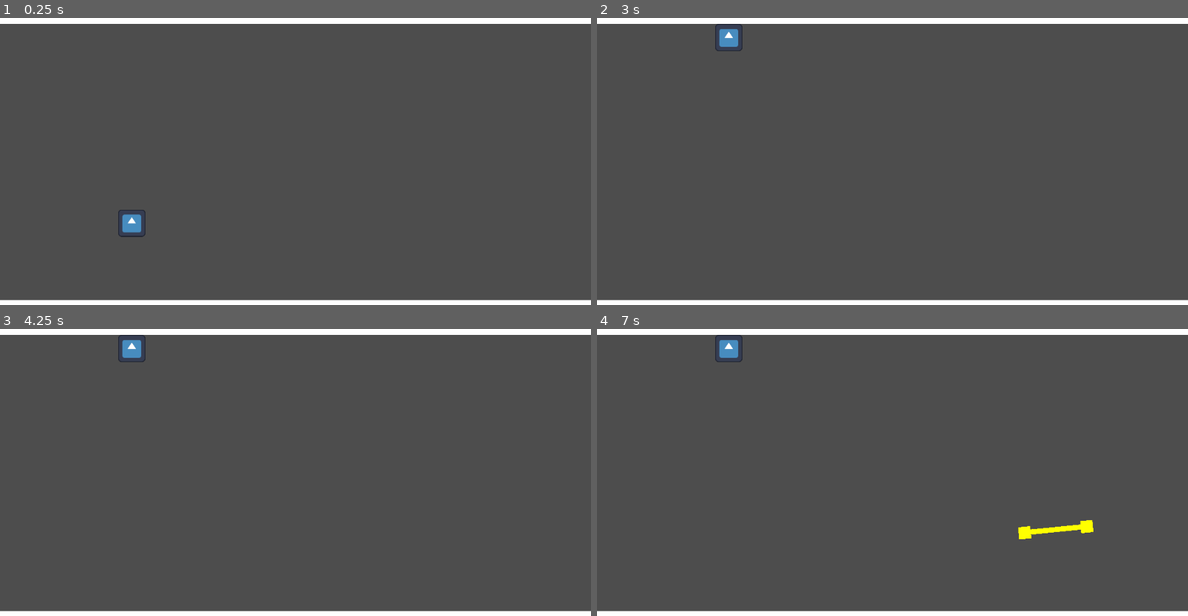
Above: before the commit, frames 1-4 (two rows, left to right).
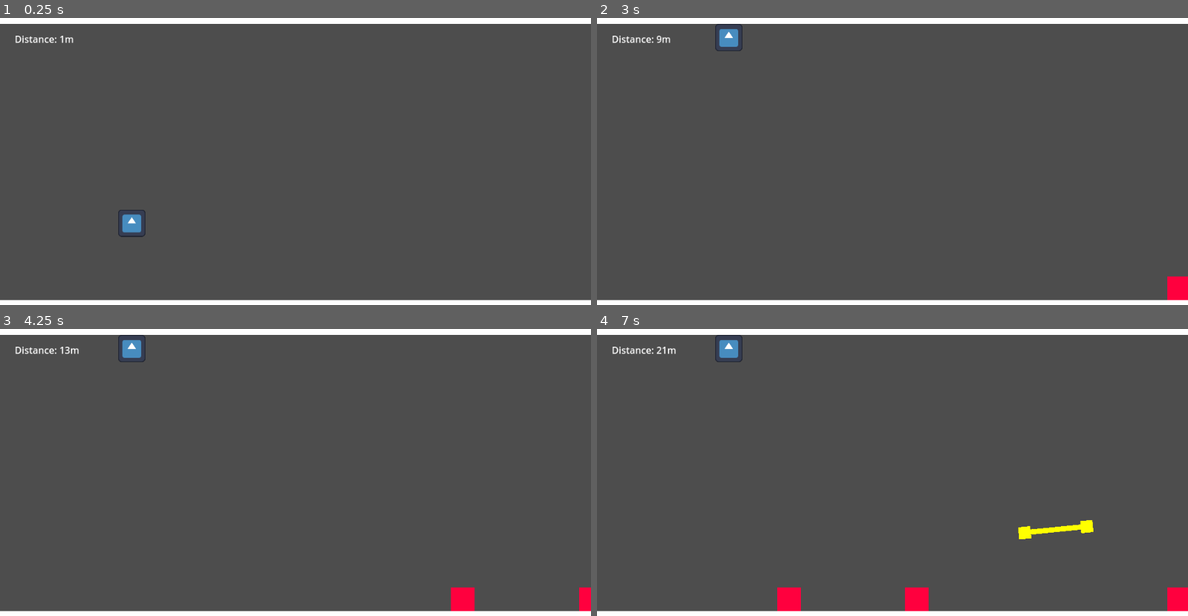
Above: after the commit, the same moments.

Repository: cizclera/jetpackjoyride
Game: Godot game, scene res://scenes/main.tscn
Two runs of this game, one before a commit and one after it. Both use one fixed random seed, a clock stepped at 60 frames per second and the inputs below. The engine's default icon, where the game draws it, is replaced by a stand-in: a white triangle on a blue panel in a dark square.
Inputs:
- Up to frame 1 (0.25 s): no input
- Up to frame 2 (3 s): hold Space (up) from 0.53 s (still down); tap Enter at 2.75 s
- Up to frame 3 (4.25 s): keep holding Space (up)
- Up to frame 4 (7 s): release Space (up) at 4.28 s; tap Space (up) at 4.35, 4.52, 4.82, 5.85, 6.02, 6.32 s; hold Space (up) 5.03-5.78 s; hold Space (up) from 6.53 s (still down)

The runs differ from the first frame. In frame 1, 0.1% of the frame differs, in the area x 2-13%, y 6-9%; in frame 2, 0.4%; in frame 3, 0.7%; in frame 4, 1.1%, in the area x 2-100%, y 6-99%.

Commit message:
the feel when knee surgery was a month ago. finally added a game over screen. there is a score tracking bug that needs to be fixed

Diff:
--- a/project.godot
+++ b/project.godot
@@ -24,6 +24,10 @@
 
 enabled=PackedStringArray("res://addons/random_timer/plugin.cfg")
 
+[global_group]
+
+obstacles=""
+
 [input]
 
 up={
--- /dev/null
+++ b/scenes/game_over.tscn
@@ -0,0 +1,48 @@
+[gd_scene load_steps=2 format=3 uid="uid://de42qaf3brqmo"]
+
+[ext_resource type="Script" uid="uid://buy13cp22jeuv" path="res://scripts/game_over.gd" id="1_xeevv"]
+
+[node name="GameOver" type="Control"]
+layout_mode = 3
+anchors_preset = 15
+anchor_right = 1.0
+anchor_bottom = 1.0
+grow_horizontal = 2
+grow_vertical = 2
+script = ExtResource("1_xeevv")
+
+[node name="Label" type="Label" parent="."]
+layout_mode = 0
+offset_left = 351.0
+offset_top = 65.0
+offset_right = 609.0
+offset_bottom = 127.0
+text = "GAME OVER"
+horizontal_alignment = 1
+vertical_alignment = 1
+
+[node name="HighScore" type="Label" parent="."]
+layout_mode = 0
+offset_left = 435.0
+offset_top = 141.0
+offset_right = 526.0
+offset_bottom = 164.0
+text = "High Score: "
+
+[node name="Score" type="Label" parent="."]
+layout_mode = 0
+offset_left = 457.0
+offset_top = 184.0
+offset_right = 509.0
+offset_bottom = 207.0
+text = "Score: "
+
+[node name="restart" type="Button" parent="."]
+layout_mode = 0
+offset_left = 438.0
+offset_top = 228.0
+offset_right = 525.0
+offset_bottom = 259.0
+text = "Play again"
+
+[connection signal="pressed" from="restart" to="." method="_on_restart_pressed"]
--- /dev/null
+++ b/scenes/ground_obstacle.tscn
@@ -0,0 +1,23 @@
+[gd_scene load_steps=3 format=3 uid="uid://jvwqieu8g6hg"]
+
+[ext_resource type="Script" uid="uid://b6mrw3kdwl8sd" path="res://scripts/ground_obstacle.gd" id="1_j2gmm"]
+
+[sub_resource type="RectangleShape2D" id="RectangleShape2D_b411p"]
+size = Vector2(40, 40)
+
+[node name="groundOBSTACLE" type="Area2D" groups=["obstacles"]]
+collision_layer = 8
+collision_mask = 2
+script = ExtResource("1_j2gmm")
+
+[node name="CollisionShape2D" type="CollisionShape2D" parent="."]
+shape = SubResource("RectangleShape2D_b411p")
+
+[node name="ColorRect" type="ColorRect" parent="."]
+offset_left = -20.0
+offset_top = -20.0
+offset_right = 20.0
+offset_bottom = 20.0
+color = Color(1, 0, 0.243137, 1)
+
+[connection signal="body_entered" from="." to="." method="_on_groundbody_entered"]
--- a/scenes/main.tscn
+++ b/scenes/main.tscn
@@ -1,7 +1,8 @@
-[gd_scene load_steps=6 format=3 uid="uid://cq0rsmele2ixj"]
+[gd_scene load_steps=7 format=3 uid="uid://cq0rsmele2ixj"]
 
 [ext_resource type="Script" uid="uid://mf1042uovyfi" path="res://scripts/main.gd" id="1_0wfyh"]
 [ext_resource type="PackedScene" uid="uid://c86oktxln0xyk" path="res://scenes/player.tscn" id="1_o5qli"]
+[ext_resource type="PackedScene" uid="uid://de42qaf3brqmo" path="res://scenes/game_over.tscn" id="2_jyhfs"]
 [ext_resource type="Script" uid="uid://kua6g5mgwqd" path="res://addons/random_timer/random_timer.gd" id="3_sugp2"]
 
 [sub_resource type="RectangleShape2D" id="RectangleShape2D_sgp6g"]
@@ -12,6 +13,9 @@
 
 [node name="main" type="Node2D"]
 script = ExtResource("1_0wfyh")
+
+[node name="GameOver" parent="." instance=ExtResource("2_jyhfs")]
+z_index = 1
 
 [node name="floor" type="StaticBody2D" parent="."]
 collision_mask = 7
@@ -50,4 +54,20 @@
 max_wait_time = 5.0
 metadata/_custom_type_script = "uid://kua6g5mgwqd"
 
+[node name="groundOBStimer" type="Timer" parent="."]
+script = ExtResource("3_sugp2")
+max_wait_time = 5.0
+metadata/_custom_type_script = "uid://kua6g5mgwqd"
+
+[node name="HUD" type="CanvasLayer" parent="."]
+
+[node name="Distance" type="Label" parent="HUD"]
+offset_left = 25.0
+offset_top = 24.0
+offset_right = 170.0
+offset_bottom = 75.0
+text = "Distance: "
+
+[connection signal="restart" from="GameOver" to="." method="_on_game_over_restart"]
 [connection signal="timeout" from="obstacletimer" to="." method="_on_obstacletimer_timeout"]
+[connection signal="timeout" from="groundOBStimer" to="." method="_on_ground_ob_stimer_timeout"]
--- a/scenes/obstacle.tscn
+++ b/scenes/obstacle.tscn
@@ -2,7 +2,7 @@
 
 [ext_resource type="Script" uid="uid://dxnd10tcph1js" path="res://scripts/obstacle.gd" id="1_7ukg5"]
 
-[node name="obstacle" type="Area2D"]
+[node name="obstacle" type="Area2D" groups=["obstacles"]]
 scale = Vector2(0.6, 0.6)
 collision_layer = 8
 collision_mask = 2
--- /dev/null
+++ b/scripts/game_over.gd
@@ -0,0 +1,7 @@
+extends Control
+
+signal restart
+
+
+func _on_restart_pressed() -> void:
+	restart.emit()
--- /dev/null
+++ b/scripts/ground_obstacle.gd
@@ -0,0 +1,9 @@
+extends Area2D
+
+
+signal ground_hit
+
+
+func _on_groundbody_entered(body: Node2D) -> void:
+	ground_hit.emit()
+	print("area entered!")
--- a/scripts/main.gd
+++ b/scripts/main.gd
@@ -1,20 +1,53 @@
 extends Node2D
+
+var gamerunning : bool = false
+var gameover : bool = false
+
+var score : float
+var speed : float = 50
+var highscore : int
 
 var obstacleArr : Array
 var obstaclenode = preload("res://scenes/obstacle.tscn")
 var obstacleSTART_SPEED = 150
 var obstacleDELAY = randi_range(10, 200)
 
+var groundObsArr : Array
+var groundOBSNode = preload("res://scenes/ground_obstacle.tscn")
+
+
 # Called when the node enters the scene tree for the first time.
 func _ready() -> void:
+	startgame()
+
+
+func startgame():
+	score = 0
+	obstacleSTART_SPEED = 150
+	gamerunning = true
+	gameover = false
+	$player.running = true
+	obstacleArr.clear()
+	groundObsArr.clear()
+	$GameOver.hide()
 	$obstacletimer.start_random()
+	$groundOBStimer.start_random()
+	get_tree().call_group("obstacles", "queue_free")
 
 
 # Called every frame. 'delta' is the elapsed time since the previous frame.
 func _process(delta: float) -> void:
-	for obstacle in obstacleArr:
-		obstacle.position.x -= obstacleSTART_SPEED * delta
-	obstacleSTART_SPEED += 0.05
+	if gamerunning == true:
+		for obstacle in obstacleArr:
+			obstacle.position.x -= obstacleSTART_SPEED * delta
+		for groundOBS in groundObsArr:
+			groundOBS.position.x -= obstacleSTART_SPEED * delta
+		obstacleSTART_SPEED += 0.05
+		score = speed * delta
+		$HUD/Distance.text = "Distance: " + str(int(score)) + ("m")
+		speed += 3
+	if gameover == true:
+		score = 0
 
 
 func spawnobstacles():
@@ -30,11 +63,50 @@
 	add_child(obstacleinstance)
 	obstacleArr.append(obstacleinstance)
 
-func oncollision():
-	print("collided")
+
+func spawnGroundOBS():
+	var groundOBSinstance = groundOBSNode.instantiate()
+	groundOBSinstance.position.x = 1000 + obstacleDELAY
+	groundOBSinstance.position.y = 458
+	groundOBSinstance.ground_hit.connect(oncollision)
+	add_child(groundOBSinstance)
+	groundObsArr.append(groundOBSinstance)
+
 
 func _on_obstacletimer_timeout() -> void:
 	spawnobstacles()
 	$obstacletimer.stop()
 	$obstacletimer.start_random()
 	print("wait time: ", $obstacletimer.wait_time)
+
+
+func _on_ground_ob_stimer_timeout() -> void:
+	spawnGroundOBS()
+	$groundOBStimer.stop()
+	$groundOBStimer.start_random()
+	print("wait time for ground: ", $groundOBStimer.wait_time)
+
+
+func stopgame():
+	$obstacletimer.stop()
+	$groundOBStimer.stop()
+	gameover = true
+	gamerunning = false
+	$GameOver.show()
+	$player.running = false
+	$GameOver/Score.text = "Score: " + str(int(score))
+	if score >= highscore:
+		$GameOver/HighScore.text = "High Score: " + str(int(score))
+		highscore = score
+	else:
+		$GameOver/HighScore.text = "High Score: " + str(int(highscore))
+	score = 0
+
+
+func oncollision():
+	print("collided")
+	stopgame()
+
+
+func _on_game_over_restart() -> void:
+	startgame()
--- a/scripts/player.gd
+++ b/scripts/player.gd
@@ -4,6 +4,8 @@
 const SPEED = 300.0
 const JUMP_VELOCITY = -300.0
 const MAX_VELOCIY = -400.0
+
+var running : bool = false
 
 
 func _physics_process(delta: float) -> void:
@@ -12,7 +14,7 @@
 		velocity += get_gravity() * delta
 
 	# Handle jump.
-	if Input.is_action_pressed("up"):
+	if Input.is_action_pressed("up") and running == true :
 		velocity.y = JUMP_VELOCITY
 
 	#velocity cap
Not shown, added: scripts/game_over.gd.uid
Not shown, added: scripts/ground_obstacle.gd.uid
